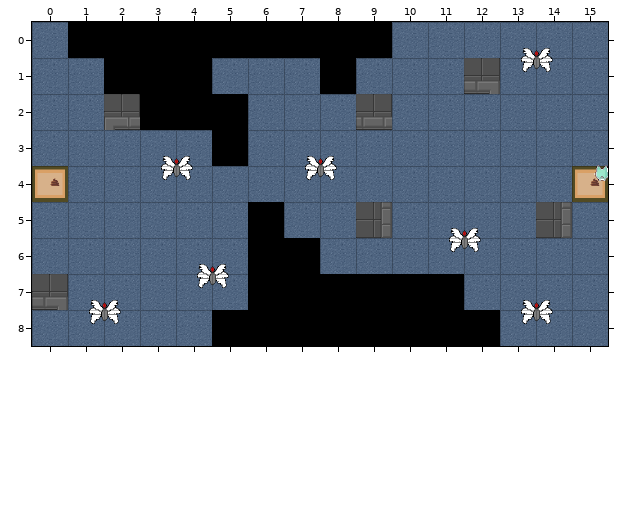
Two states of a Tiled map (JSON), assets/tiled/d1_4.json. Above: the version before the commit.
Cells are 64x64 px. Shown: x 0..15, y 0..8.
And afterwards:
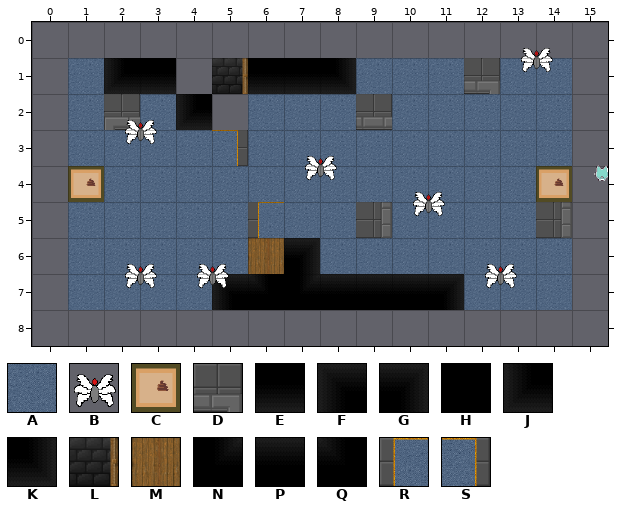
Key: from "room_tileset": A 25, B 29, C 30, D 50, E 88, F 90, G 91, H 113, J 115, K 116, L 117, M 118, N 162, P 163, Q 164, R 165, S 166.
_ is an empty cell.
Objects are placed by their top-left corner, in cells (3,4 is the top-left corner of cell 3,4); size is 1x1 cell unless given.
Difference:
Layer "background":
y 0: x 0..15 AAAAAAAAAAAAAAAA -> ________________
y 1: x 0 A -> _; x 2..8 AAAAAAA -> JE_LEEK; x 15 A -> _
y 2: x 0 A -> _; x 4..5 AA -> J_; x 15 A -> _
y 3: x 0 A -> _; x 5 A -> S; x 15 A -> _
y 4: x 0 A -> _; x 15 A -> _
y 5: x 0 A -> _; x 6 A -> R; x 15 A -> _
y 6: x 0 A -> _; x 6..7 AA -> MG; x 15 A -> _
y 7: x 0 D -> _; x 5..11 AAAAAAA -> FQNPPPG; x 15 A -> _
y 8: x 0..15 AAAAAAAAAAAAAAAA -> ________________
Layer "holes":
removed: H at 5,0
removed: H at 6,0
removed: H at 3,0
removed: H at 4,0
removed: H at 2,0
removed: H at 1,0
removed: H at 7,0
removed: H at 8,0
removed: H at 9,0
removed: H at 3,1
removed: H at 4,1
removed: H at 2,1
removed: H at 8,1
removed: H at 5,2
removed: H at 3,2
removed: H at 4,2
removed: H at 5,3
removed: H at 6,5
removed: H at 6,6
removed: H at 7,6
removed: H at 7,7
removed: H at 8,7
removed: H at 6,7
removed: H at 11,7
removed: H at 10,7
removed: H at 9,7
removed: H at 7,8
removed: H at 5,8
removed: H at 8,8
removed: H at 9,8
removed: H at 6,8
removed: H at 10,8
removed: H at 11,8
removed: H at 12,8
Layer "portals":
changed: C "d1_pit" at 0,4 -> C "d1_pit" at 1,4
changed: C "d1_3" at 15,4 -> C "d1_3" at 14,4
Layer "enemies":
changed: B "eC_0" at 3.5,3.5 -> B "eC_0" at 2.5,2.5
changed: B "eC_0" at 11.5,5.5 -> B "eC_0" at 10.5,4.5
changed: B "eC_0" at 1.5,7.5 -> B "eC_0" at 2.5,6.5
changed: B "eC_0" at 13.5,7.5 -> B "eC_0" at 12.5,6.5
Where, in picture pixels (left, top, right, bottom), the same in both pictures:
changed: (32, 22, 608, 346)
